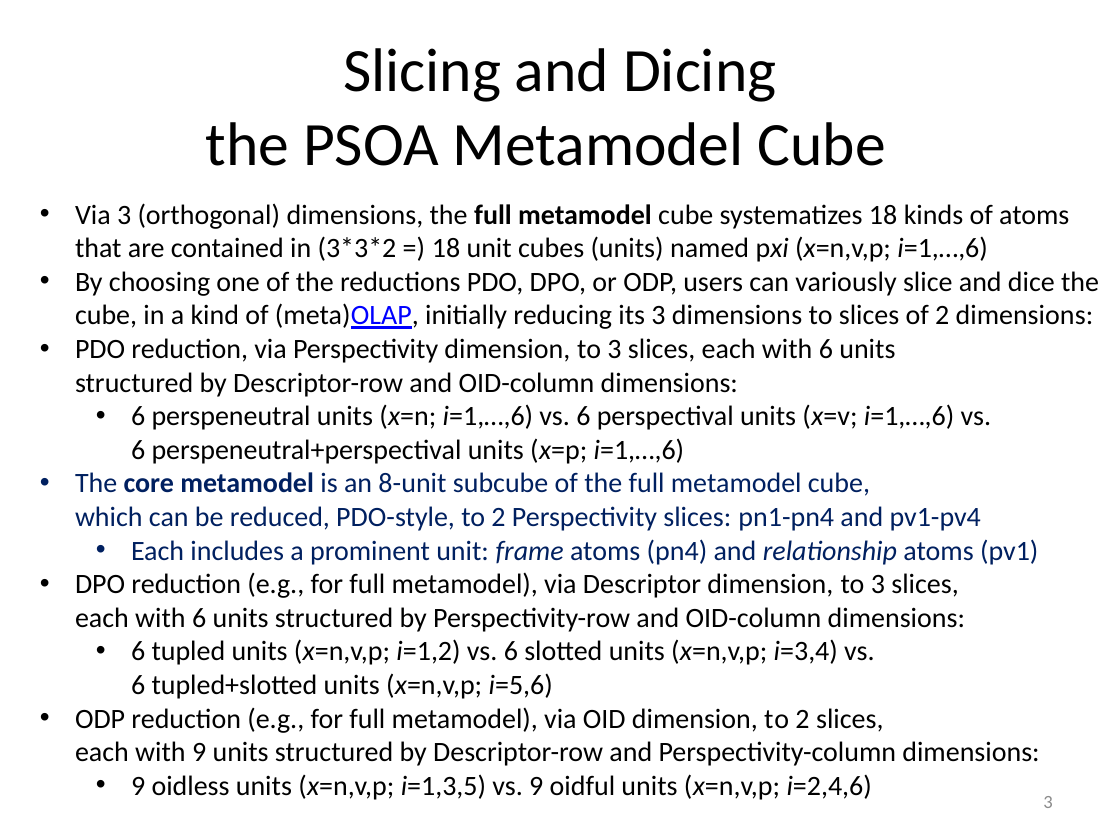
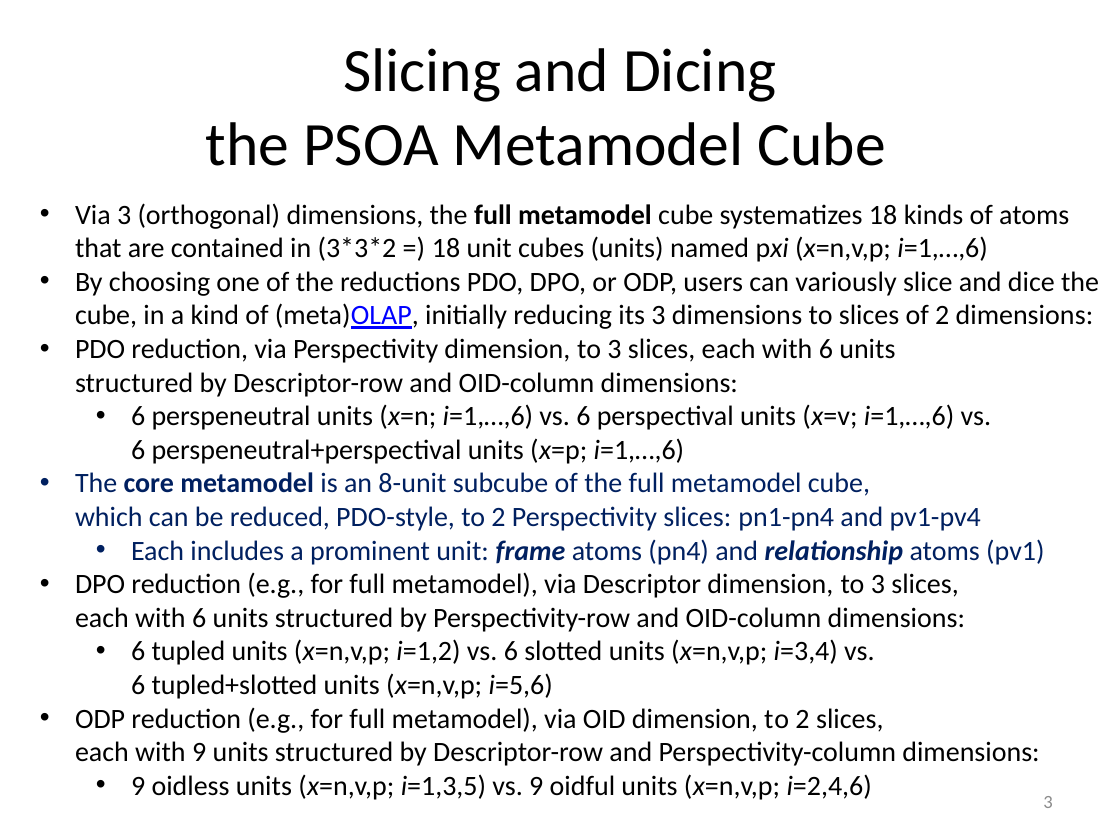
Before and after one commit to RuleML/ruleml-website, a slide deck: slide 3 of talks/PSOAMetamodelGrailogWedding.pptx. Drawn at 1120x840 pixels with LibreOffice and Linux fonts; fonts in the diff are those of the drawing. Boxes give left, top, right and bottom in pixels: in the first picture for what was removed or moved away, otherwise in the second. Text is boxed around its words. In the diff, an @@ line names an element or a change of style, - is before the commit and + after.

```diff
--- a/talks/PSOAMetamodelGrailogWedding.pptx
+++ b/talks/PSOAMetamodelGrailogWedding.pptx
@@ text at bbox=[131, 539, 1044, 565]: bold on in "frame relationship" @@
```
Also in this commit, not shown: 7 other slides changed, 6 slides added, 1 other file.
